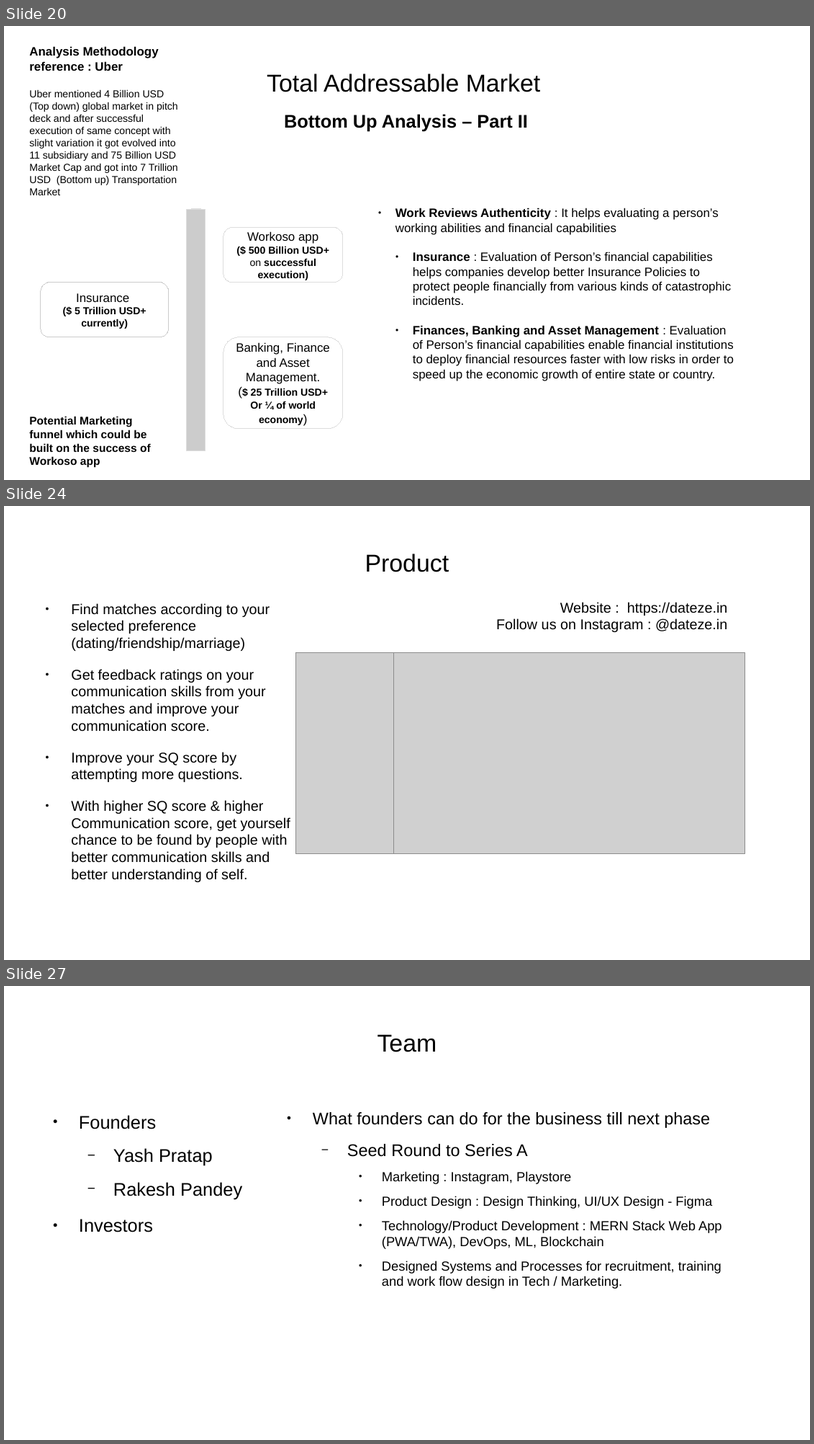
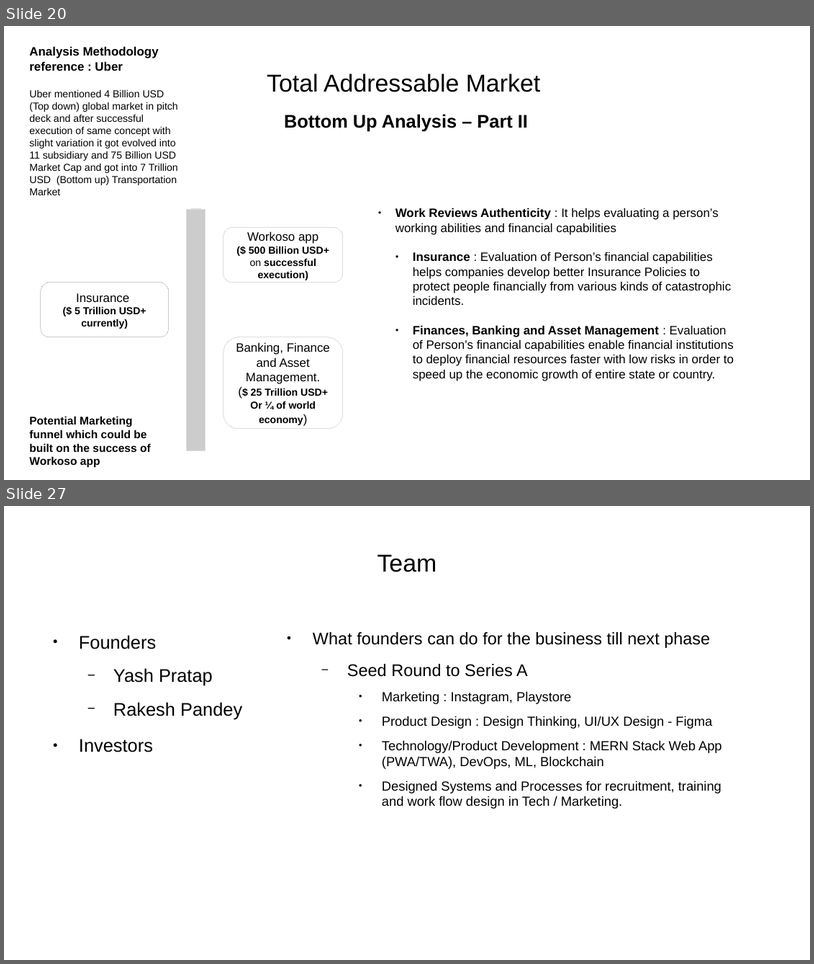
Before and after one commit to yashp241195/startupPitch, a slide deck: pitch.odp. Shown one above the other, each under a label of ours: slides 20, 24 and 27 before the commit, slides 20 and 27 after it; the slides between them are not shown. The pictures are 814x1444 and 814x964 pixels, drawn with LibreOffice and Linux fonts; fonts in the diff are those of the drawing; grey boxes stand for pictures. Boxes give left, top, right and bottom in pixels: in the first picture for what was removed or moved away, otherwise in the second. Text is boxed around its words. In the diff, an @@ line names an element or a change of style, - is before the commit and + after.

```diff
--- a/pitch.odp
+++ b/pitch.odp
@@ slide 24 removed at [4,506,810,960], background #FFFFFF @@
@@ title removed at [365,554,450,572] @@
-Product
@@ text removed at [71,603,291,862] @@
-● Find matches according to your selected preference (dating/friendship/marriage)
-● Get feedback ratings on your communication skills from your matches and improve your communication score.
-● Improve your SQ score by attempting more questions.
-● With higher SQ score & higher Communication score, get yourself chance to be found by people with better communication skills and better understanding of self.
@@ text removed at [496,602,728,632] @@
-Website : https://dateze.in
-Follow us on Instagram : @dateze.in
@@ picture removed at [296,652,394,854] @@
@@ picture removed at [394,652,746,854] @@
```
Also in this commit, not shown: 6 slides changed, 2 slides added, 1 other slide removed.
